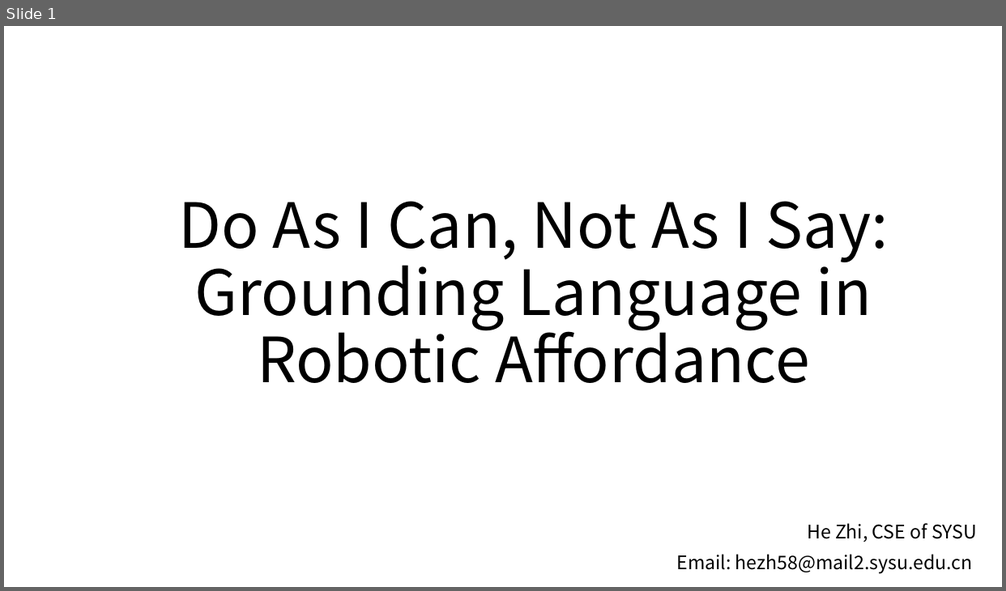
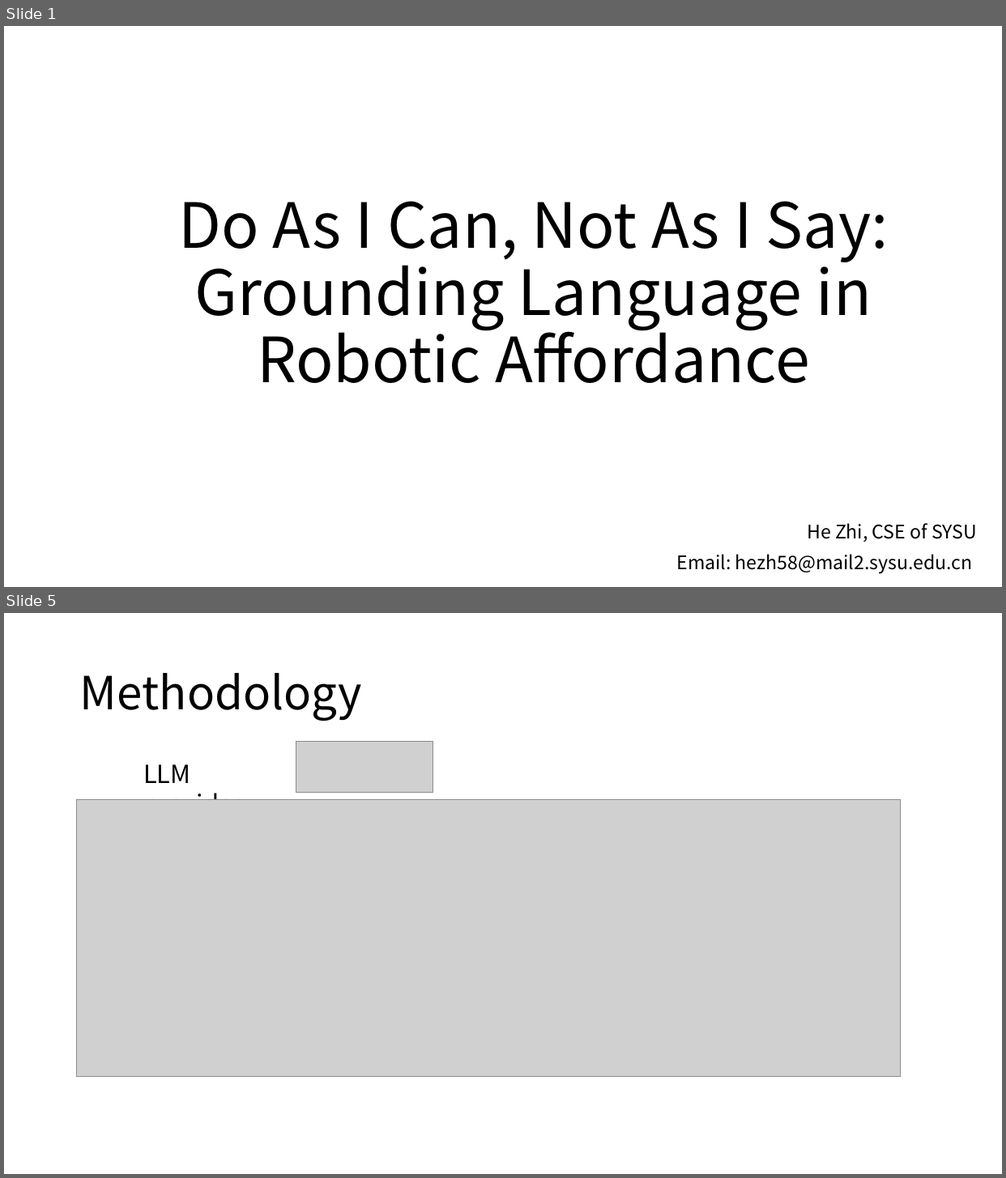
Before and after one commit to kevinva/paperReport, a slide deck: presentation/hoho_SayCan.pptx. Shown one above the other, each under a label of ours: slide 1 before the commit, slides 1 and 5 after it; the slides between them are not shown. The pictures are 1006x591 and 1006x1178 pixels, drawn with LibreOffice and Linux fonts; fonts in the diff are those of the drawing; grey boxes stand for pictures. Boxes give left, top, right and bottom in pixels: in the first picture for what was removed or moved away, otherwise in the second. Text is boxed around its words. In the diff, an @@ line names an element or a change of style, - is before the commit and + after.

```diff
--- a/presentation/hoho_SayCan.pptx
+++ b/presentation/hoho_SayCan.pptx
@@ slide 5 added at bbox=[4, 613, 1002, 1174], background #FFFFFF @@
@@ title added at bbox=[80, 673, 362, 721], 44 pt, text #000000 @@
+Methodology
@@ picture added at bbox=[296, 742, 434, 793] @@
@@ text added at bbox=[143, 764, 244, 800], 24 pt, text #000000 @@
+LLM provides
@@ picture added at bbox=[77, 800, 900, 1077] @@
```
Also in this commit, not shown: 14 other slides added.
